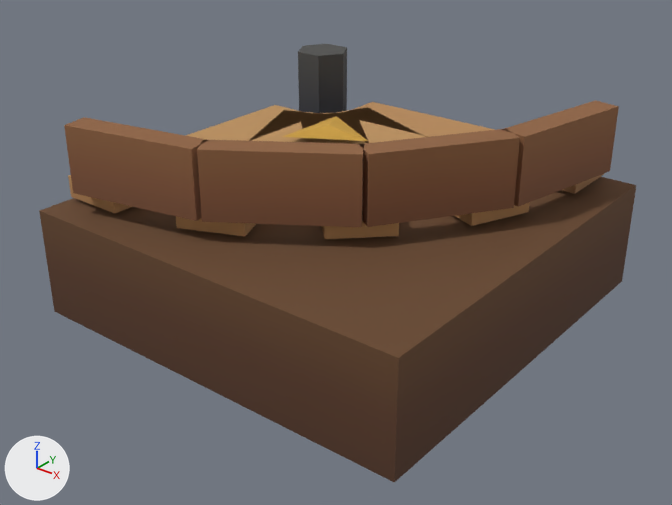
A saved change to the glTF model exports/glb/machines/logi_belt_turn.glb.
One viewpoint serves both versions: a 50 mm lens placed at (2.37, -3.05, 2.1), pointed at (0.01, -0.09, 0.26). Every picture has the same lights, and +X, +Y and +Z are marked at lower left. The picture after the commit comes second. Vertices at exactly the same position are counted once.

The first picture shows 'logi_belt_turn'.
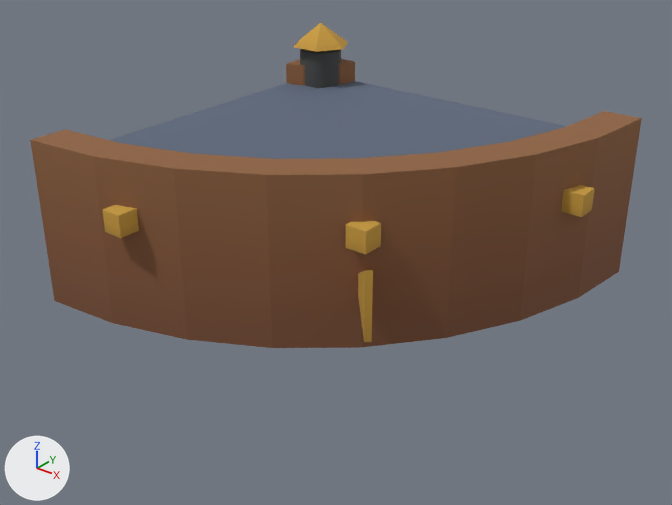
Changed parts and their boxes (x1, y1, x2, y2) in the pictures (672 x 505 px):
```json
{"object": "logi_belt_turn", "change": "reshaped", "before": [39, 44, 636, 482], "after": [30, 23, 642, 348], "on screen": "26% shorter"}
{"part": 1, "of": "me_logi_belt_turn", "change": "added", "after": [300, 49, 341, 88]}
{"part": 2, "of": "me_logi_belt_turn", "change": "added", "after": [103, 205, 139, 238], "on screen": "brown"}
{"part": 3, "of": "me_logi_belt_turn", "change": "added", "after": [346, 221, 381, 255], "on screen": "brown"}
{"part": 4, "of": "me_logi_belt_turn", "change": "added", "after": [561, 185, 595, 217], "on screen": "brown"}
{"part": 5, "of": "me_logi_belt_turn", "change": "rebuilt", "before": [39, 177, 636, 482], "after": [30, 59, 642, 348]}
{"part": 6, "of": "me_logi_belt_turn", "change": "deleted", "before": [64, 100, 619, 239], "on screen": "brown"}
{"part": 7, "of": "me_logi_belt_turn", "change": "reshaped", "before": [298, 44, 347, 113], "after": [293, 23, 348, 52]}
{"part": 8, "of": "me_logi_belt_turn", "change": "added", "after": [358, 270, 373, 342], "on screen": "brown"}
```

Edits to the scene script, one JSON object a line:
```json
{"block": "me_logi_belt_turn", "where": "# used by ob_logi_belt_turn; location = (0.0, 0.0, 0.0)"}
{"block": "me_logi_belt_turn", "where": "# verts and faces of me_logi_belt_turn; kept vertices keep their numbers, new ones are numbered from 97"}
{"op": "remove", "block": "me_logi_belt_turn", "code": "me_logi_belt_turn.from_pydata(...)  # 97 vertices, 146 faces; spans x -0.95..0.95, y -0.95..0.95, z 0.0..0.9"}
{"op": "add", "block": "me_logi_belt_turn", "code": "me_logi_belt_turn.from_pydata(...)  # 146 vertices, 316 faces; spans x -1.02..0.91, y -0.91..1.0, z 0.0..1.02"}
{"block": "me_logi_belt_turn", "change": "me_logi_belt_turn part 1: a new loose piece, a 6-sided cylinder along z spanning x -0.98..-0.74, y 0.76..0.96, z 0.0..0.88, in mat_villagepalette (picture img_village_palette)"}
{"block": "me_logi_belt_turn", "change": "me_logi_belt_turn part 2: a new loose piece, a box spanning x -0.55..-0.45, y -0.914..-0.814, z 0.5..0.6, in mat_villagepalette (picture img_village_palette)"}
{"block": "me_logi_belt_turn", "change": "me_logi_belt_turn part 3: a new loose piece, a box spanning x 0.315..0.415, y -0.415..-0.315, z 0.5..0.6, in mat_villagepalette (picture img_village_palette)"}
{"block": "me_logi_belt_turn", "change": "me_logi_belt_turn part 4: a new loose piece, a box spanning x 0.814..0.914, y 0.45..0.55, z 0.5..0.6, in mat_villagepalette (picture img_village_palette)"}
{"block": "me_logi_belt_turn", "change": "me_logi_belt_turn part 5: the loose piece of 8 vertices spanning x -0.95..0.95, y -0.95..0.95, z 0.0..0.5 is rebuilt with 96 vertices and now spans x -1.0..0.91, y -0.91..1.0, z 0.02..0.8"}
{"block": "me_logi_belt_turn", "change": "me_logi_belt_turn part 6: 10 loose pieces with 77 vertices, spanning x -0.93..0.88, y -0.88..0.93, z 0.52..0.9, are deleted"}
{"block": "me_logi_belt_turn", "change": "me_logi_belt_turn part 7"}
{"block": "me_logi_belt_turn", "change": "12 vertices are removed from x -0.92..-0.64, y 0.66..0.9, z 0.4..0.9"}
{"block": "me_logi_belt_turn", "change": "20 faces are deleted"}
{"block": "me_logi_belt_turn", "change": "8 vertices are added at x -1.02..-0.7, y 0.72..1.0, z 0.88..1.02"}
{"block": "me_logi_belt_turn", "change": "12 new faces join them"}
{"block": "me_logi_belt_turn", "change": "me_logi_belt_turn part 8"}
{"op": "add", "block": "me_logi_belt_turn", "code": "verts[97] = (0.47, -0.49, 0.48)  # pixel (365, 270)"}
{"op": "add", "block": "me_logi_belt_turn", "code": "verts[98] = (0.28, -0.3, 0.32)"}
{"op": "add", "block": "me_logi_belt_turn", "code": "verts[99] = (0.47, -0.49, 0.16)  # pixel (364, 342)"}
{"op": "add", "block": "me_logi_belt_turn", "code": "for new, old in zip([100, 101, 102], [97, 98, 99]): verts[new] = verts[old] + (0.02, 0.02, 0.0)"}
{"op": "add", "block": "me_logi_belt_turn", "code": "faces += [(97, 98, 99), (100, 102, 101), (97, 100, 101), (97, 101, 98), (98, 101, 102), (98, 102, 99)]"}
{"op": "add", "block": "me_logi_belt_turn", "code": "faces += [(99, 102, 100), (97, 99, 100)]"}
```
